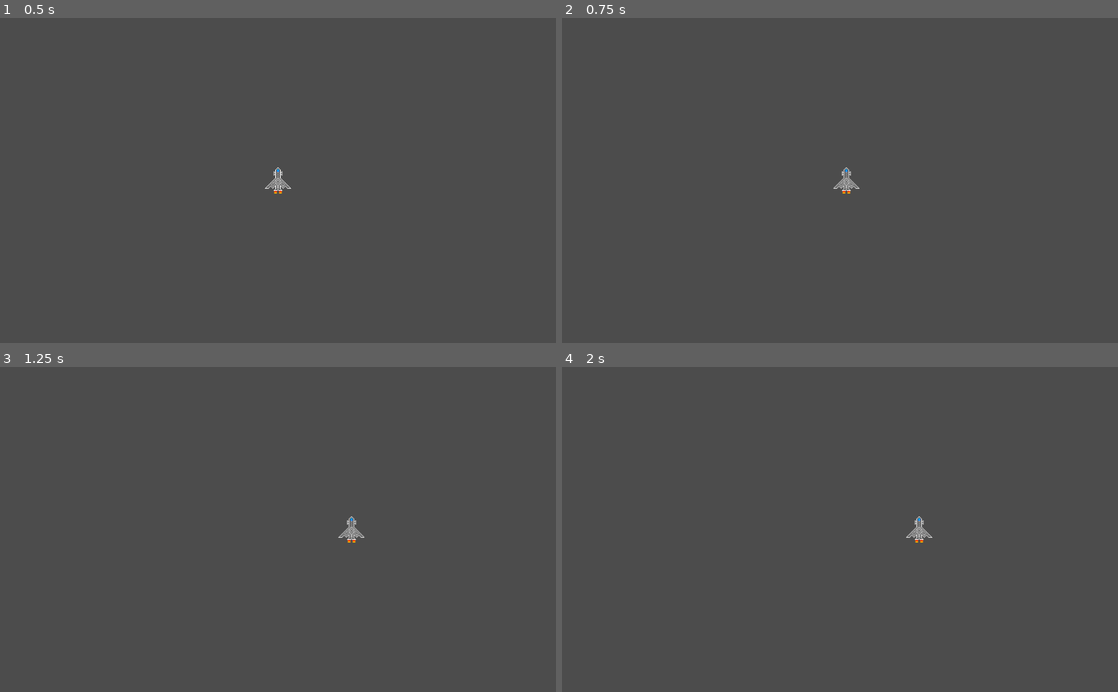
Above: before the commit, frames 1-4 (two rows, left to right).
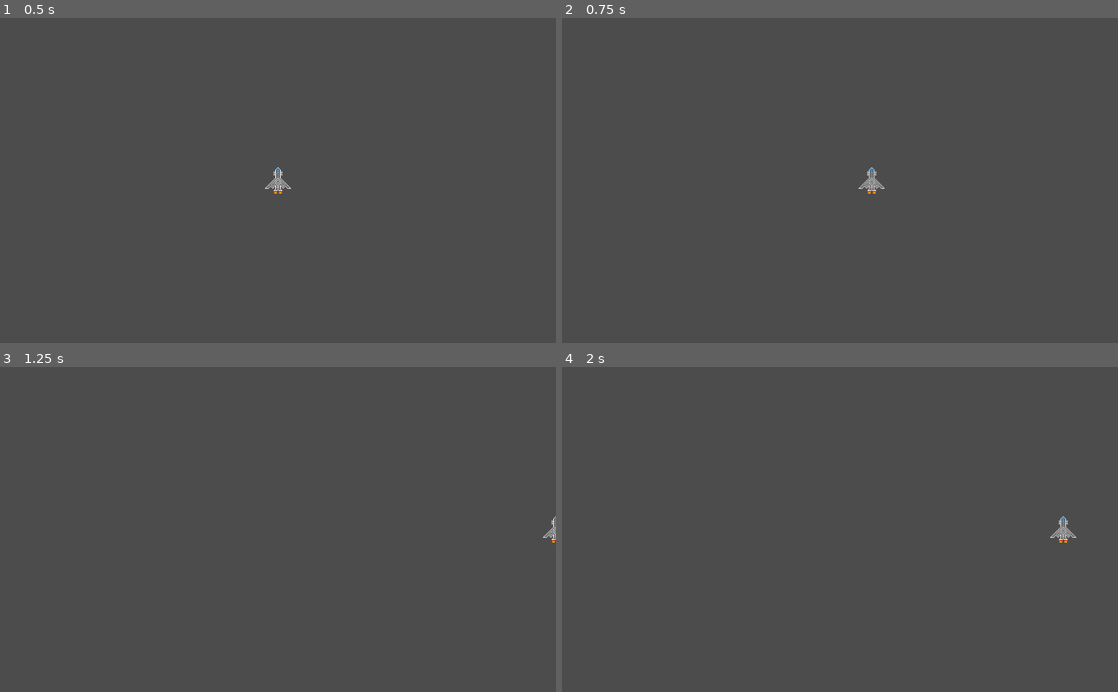
Above: after the commit, the same moments.

Repository: CAABAG/Pixel-Invaders
Game: Godot game, scene res://res/scenes/Player.tscn
Same seed, same stepped clock (60 frames per second), same inputs: the game is played once before the commit and once after it. The project has no main scene, so this scene is started directly.
Inputs:
- Up to frame 1 (0.5 s): no input
- Up to frame 2 (0.75 s): tap Enter at 0.5 s; hold Right (ui_right) from 0.53 s (still down)
- Up to frame 3 (1.25 s): keep holding Right (ui_right)
- Up to frame 4 (2 s): release Right (ui_right) at 1.28 s; hold Left (ui_left) from 1.28 s (still down)

Frame 1 is identical in both runs. In frame 2, 0.3% of the frame differs, in the area x 48-58%, y 45-55%; in frame 3, 0.2%; in frame 4, 0.3%.

Commit message:
Tweak the values to make the movement more fun

Diff:
--- a/src/Player.gd
+++ b/src/Player.gd
@@ -9,24 +9,33 @@
 	position.x = screen_size.x/2
 	position.y = screen_size.y/2
 
+func acceleration(factor):
+	return speed * factor
+
 func process_movement():
 	var is_right_pressed = Input.is_action_pressed("ui_right") or Input.is_key_pressed(KEY_D)
 	var is_left_pressed = Input.is_action_pressed("ui_left") or Input.is_key_pressed(KEY_A)
 	if is_right_pressed:
 		if (movement < 0):
-			movement += .3 * speed
+			movement += acceleration(.85)
 		else:
-			movement += .1 * speed
+			movement += acceleration(.5)
 	if is_left_pressed:
 		if (movement > 0):
-			movement -= .3 * speed
+			movement -= acceleration(.85)
 		else:
-			movement -= .1 * speed
+			movement -= acceleration(.5)
 	if not is_left_pressed and not is_right_pressed:
 		if (movement > 0):
-			movement -= .3 * speed
+			if (movement - acceleration(.85) < 0):
+				movement = 0
+			else:
+				movement -= acceleration(.85)
 		elif (movement < 0):
-			movement += .3 * speed
+			if (movement + acceleration(.85) > 0):
+				movement = 0
+			else:
+				movement += acceleration(.85)
 
 func _process(delta):
 	process_movement()
